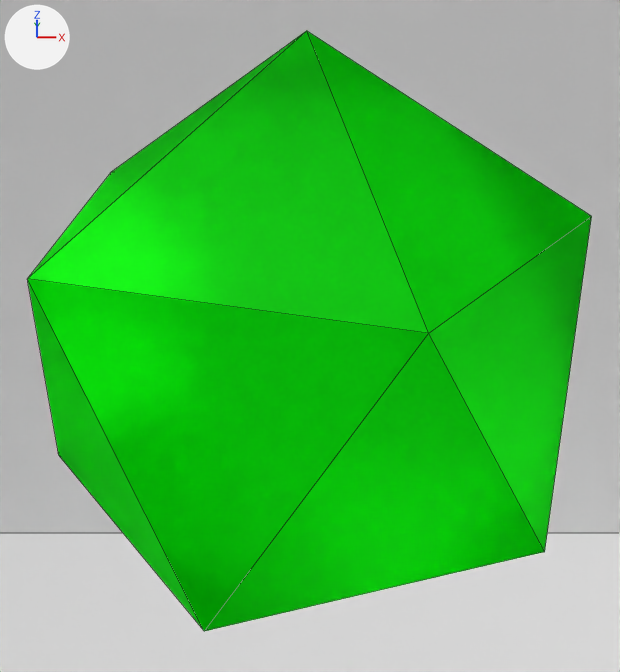
The Blender file Assets/Blend/D20.blend as it was, and as the next commit left it.
Before and after are seen from a 50 mm camera at (0.02, -6.5, 3.21) aimed at (0.02, 0.03, 0.06). The lights are fixed; the arrows at upper left show +X, +Y and +Z. Mesh edges are drawn as thin lines.
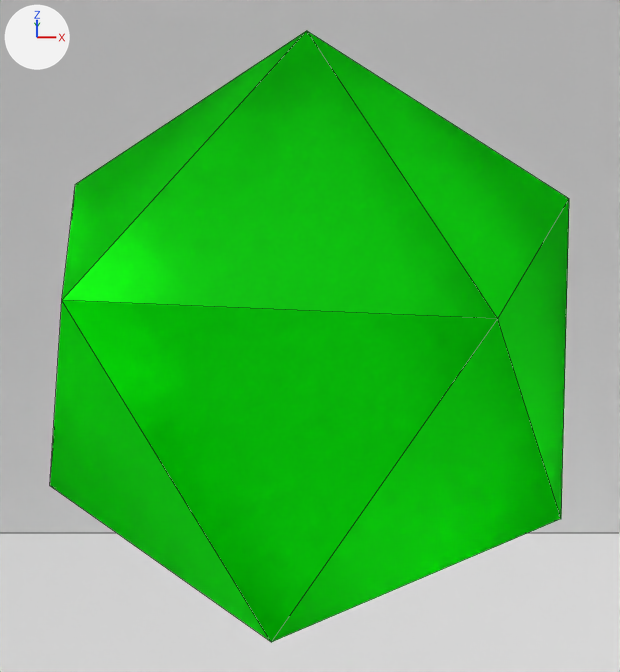
Commit message: Rerender prep

Changed parts and their boxes [x1, y1, x2, y2] in the pictures (620 x 672 px):
'Icosphere', turned: before [27, 31, 592, 631]; after [50, 31, 569, 642]

Edits to the bpy script that builds the scene:
```text
Change ob_icosphere:
    ob_icosphere.rotation_euler: (0.0, 0.0, 0.0) -> (0.0, 0.0, 0.209)  # degrees (0, 0, 0) -> degrees (0, 0, 12)
```
